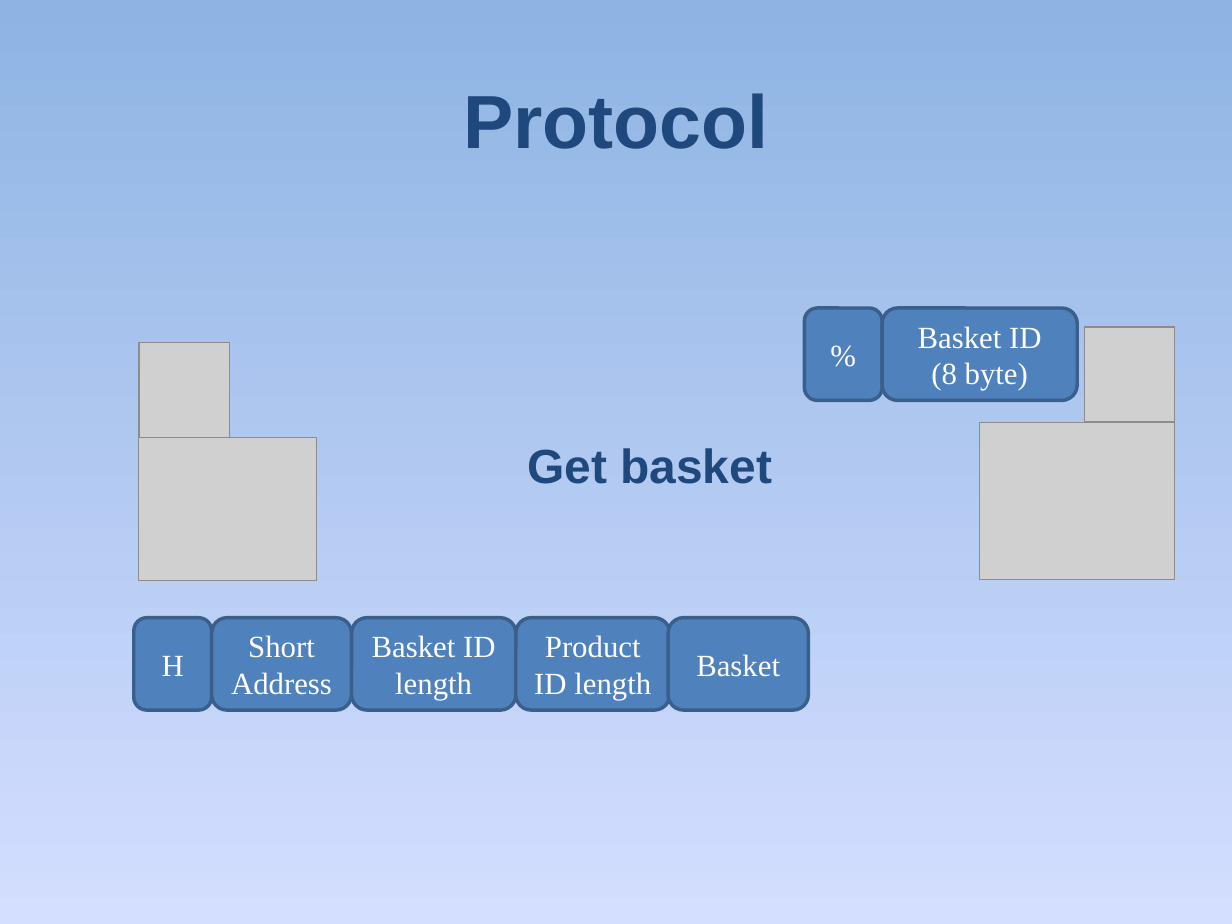
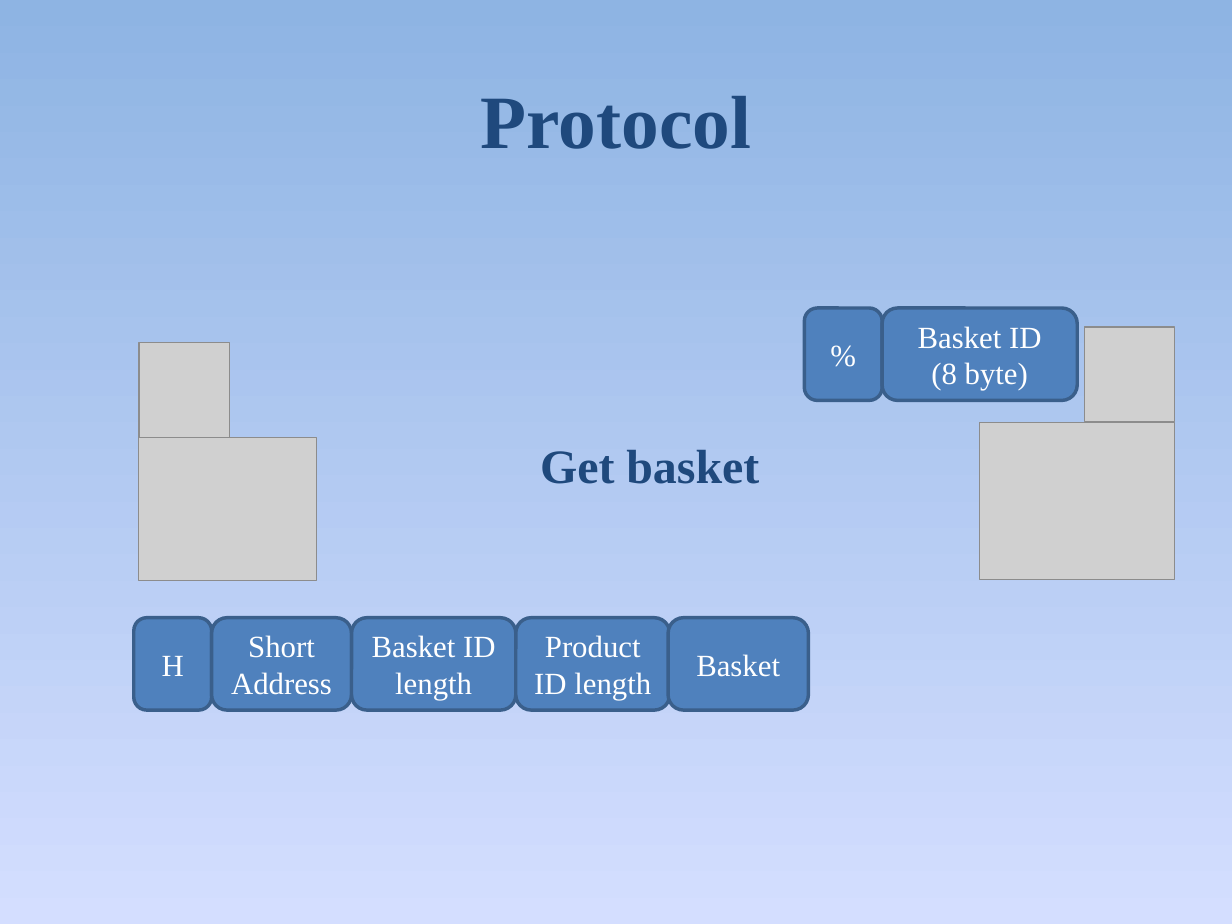
Before and after one commit to golf2109/zigbee-in-supermaket, a slide deck: slide 8 of docs/Report/Queue-Busting.pptx (slide 9 before the commit). Drawn at 1232x924 pixels with LibreOffice and Linux fonts; fonts in the diff are those of the drawing; grey boxes stand for pictures. Boxes give left, top, right and bottom in pixels: in the first picture for what was removed or moved away, otherwise in the second. Text is boxed around its words. In the diff, an @@ line names an element or a change of style, - is before the commit and + after.

```diff
--- a/docs/Report/Queue-Busting.pptx
+++ b/docs/Report/Queue-Busting.pptx
@@ title "Protocol" at [481, 96, 751, 149]: font Arial to Times New Roman @@
@@ text "Get basket" at [540, 450, 759, 484]: font Arial to Times New Roman @@
```
Also in this commit, not shown: 11 other slides changed, 7 slides added, 1 slide removed.
